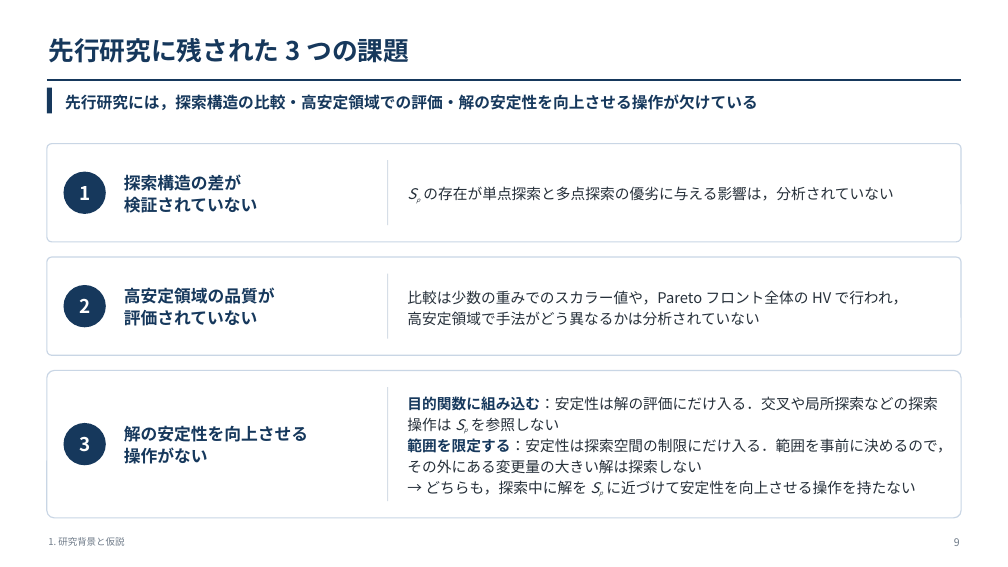
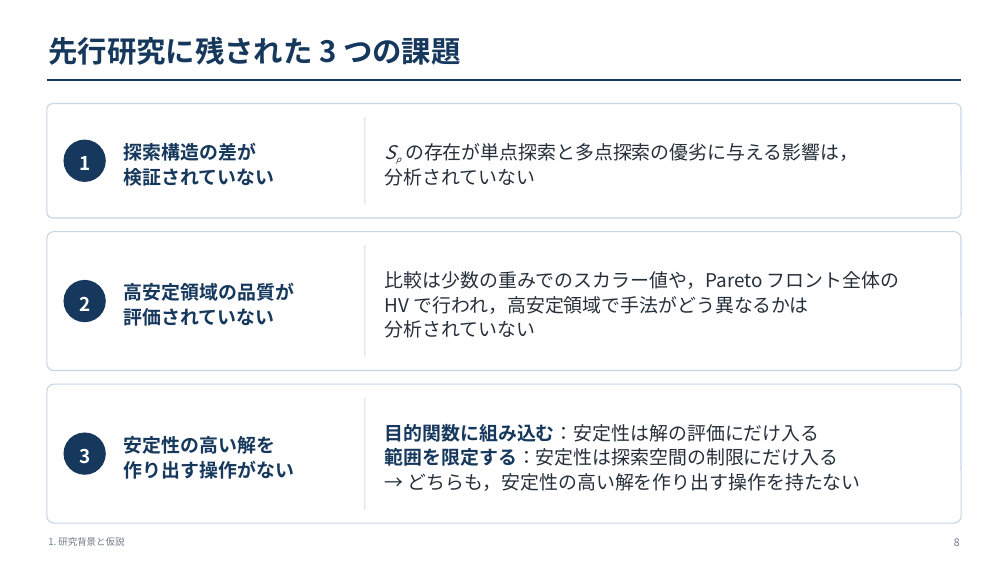
Before and after one commit to kitotakumi/stability_scheduling, a slide deck: slide 8 of doc/presentation_materials/JIMA2026fall_発表.pptx (slide 9 before the commit). Drawn at 1008x567 pixels with LibreOffice and Linux fonts; fonts in the diff are those of the drawing. Boxes give left, top, right and bottom in pixels: in the first picture for what was removed or moved away, otherwise in the second. Text is boxed around its words. In the diff, an @@ line names an element or a change of style, - is before the commit and + after.

```diff
--- a/doc/presentation_materials/JIMA2026fall_発表.pptx
+++ b/doc/presentation_materials/JIMA2026fall_発表.pptx
@@ text "先行研究に残された 3 つの課題" at (x1=48, y1=37, x2=460, y2=65): size 24.5 to 28 pt @@
@@ rectangle removed at (x1=47, y1=88, x2=52, y2=113) @@
@@ rounded rectangle resized from (x1=47, y1=144, x2=961, y2=242) to (x1=47, y1=104, x2=961, y2=218) @@
@@ text removed at (x1=65, y1=94, x2=758, y2=110) @@
-先行研究には，探索構造の比較・高安定領域での評価・解の安定性を向上させる操作が欠けている
@@ text "探索構造の差が" at (x1=124, y1=143, x2=275, y2=186): size 16 to 18 pt @@
@@ text "探索構造の差が" moved from (x1=124, y1=174, x2=257, y2=213) to (x1=124, y1=143, x2=275, y2=186) @@
@@ rectangle resized from (x1=387, y1=160, x2=388, y2=225) to (x1=364, y1=117, x2=365, y2=204) @@
@@ rounded rectangle "1" moved from (x1=64, y1=172, x2=106, y2=214) to (x1=64, y1=140, x2=106, y2=182) @@
@@ text at (x1=385, y1=143, x2=858, y2=186): text changed; size 14 to 18 pt @@
-Sp の存在が単点探索と多点探索の優劣に与える影響は，分析されていない
+Sp の存在が単点探索と多点探索の優劣に与える影響は，
+分析されていない
@@ rounded rectangle resized from (x1=47, y1=257, x2=961, y2=355) to (x1=47, y1=231, x2=961, y2=371) @@
@@ text "高安定領域の品質が" at (x1=124, y1=283, x2=294, y2=326): size 16 to 18 pt @@
@@ rectangle resized from (x1=387, y1=274, x2=388, y2=339) to (x1=364, y1=245, x2=365, y2=357) @@
@@ rounded rectangle "2" moved from (x1=64, y1=285, x2=106, y2=327) to (x1=64, y1=280, x2=106, y2=322) @@
@@ text at (x1=385, y1=271, x2=899, y2=338): text changed; size 14 to 18 pt @@
-比較は少数の重みでのスカラー値や，Pareto フロント全体の HV で行われ，
-高安定領域で手法がどう異なるかは分析されていない
+比較は少数の重みでのスカラー値や，Pareto フロント全体の
+HV で行われ，高安定領域で手法がどう異なるかは
+分析されていない
@@ rounded rectangle resized from (x1=47, y1=371, x2=961, y2=518) to (x1=47, y1=384, x2=961, y2=523) @@
@@ rectangle moved from (x1=387, y1=387, x2=388, y2=501) to (x1=364, y1=398, x2=365, y2=510) @@
@@ rounded rectangle "3" moved from (x1=64, y1=423, x2=106, y2=465) to (x1=64, y1=433, x2=106, y2=475) @@
@@ text at (x1=124, y1=436, x2=294, y2=479): text changed; size 16 to 18 pt @@
-解の安定性を向上させる
-操作がない
+安定性の高い解を
+作り出す操作がない
@@ text at (x1=385, y1=424, x2=861, y2=491): text changed; size 14 to 18 pt @@
-目的関数に組み込む：安定性は解の評価にだけ入る．交叉や局所探索などの探索操作は Sp を参照しない
-範囲を限定する：安定性は探索空間の制限にだけ入る．範囲を事前に決めるので，その外にある変更量の大きい解は探索しない
-→ どちらも，探索中に解を Sp に近づけて安定性を向上させる操作を持たない
+目的関数に組み込む：安定性は解の評価にだけ入る
+範囲を限定する：安定性は探索空間の制限にだけ入る
+→ どちらも，安定性の高い解を作り出す操作を持たない
```
Also in this commit, not shown: 32 other slides changed, 1 slide removed, 15 other files.
